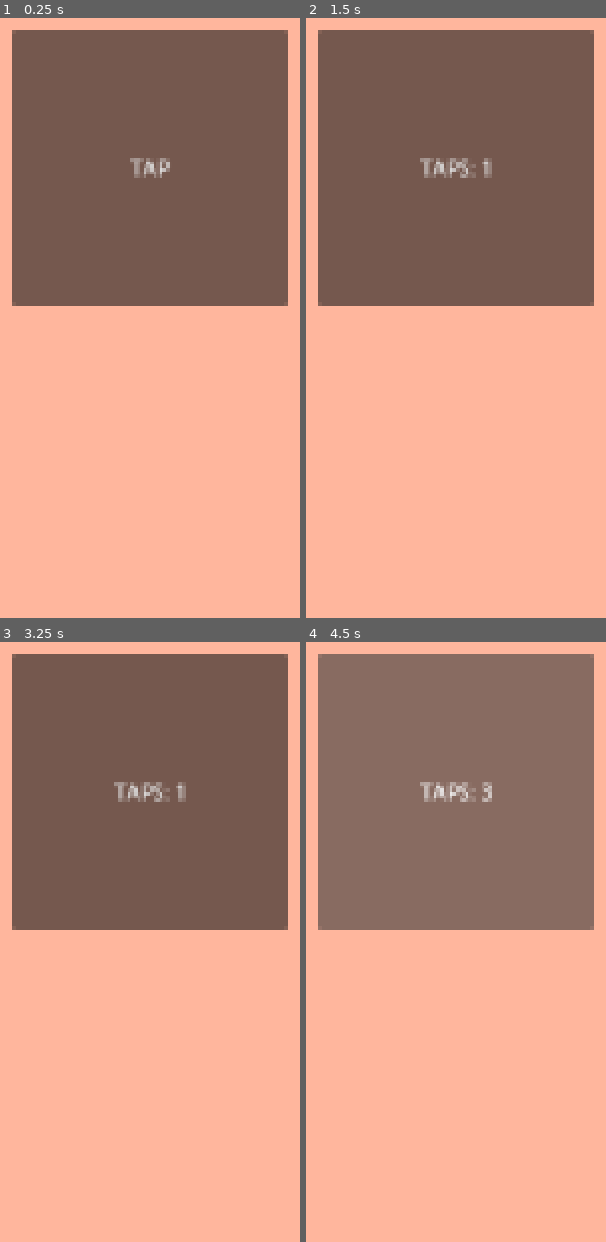
Above: before the commit, frames 1-4 (two rows, left to right).
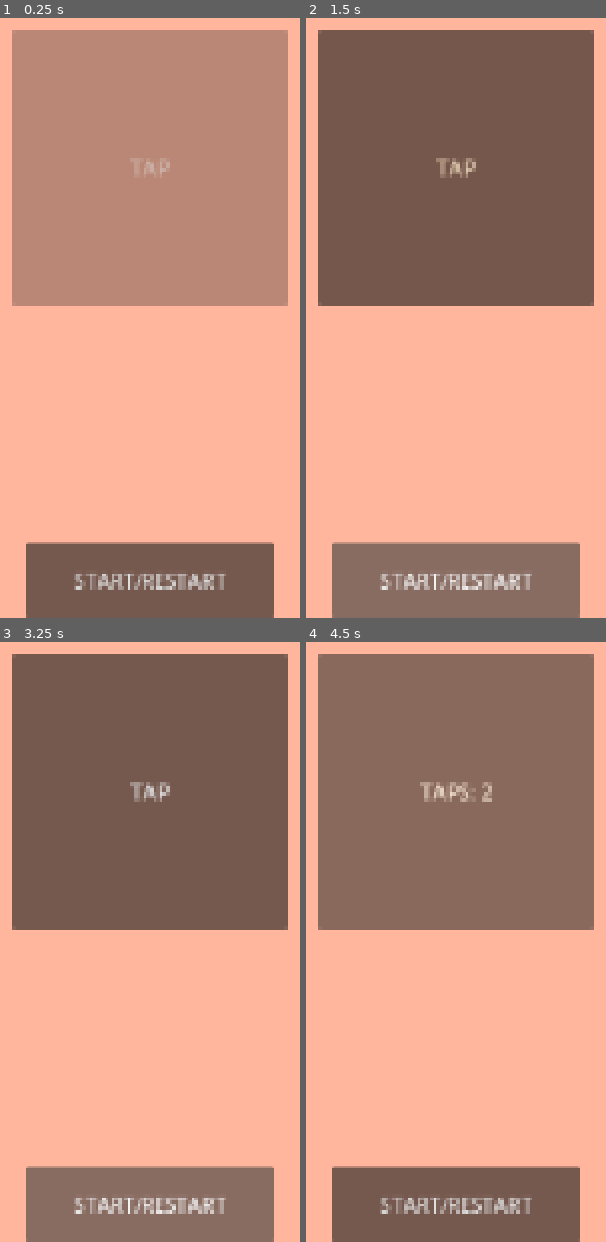
Above: after the commit, the same moments.

Repository: Iceepeng1/steady-beat-prototype
Game: Godot game, scene res://scenes/main/main.tscn
Same seed, same stepped clock (60 frames per second), same inputs: the game is played once before the commit and once after it.
Inputs (mouse positions are in pixels of both pictures, inside the frame that each line leads up to):
- Up to frame 1 (0.25 s): no input
- Up to frame 2 (1.5 s): click (456, 168) at 0.5 s, where only the run before the commit has a clickable "TAP"; click (456, 582) at 1.25 s, where only the run after the commit has a clickable "START/RESTART"
- Up to frame 3 (3.25 s): click (150, 1206) at 2 s, where only the run after the commit has a clickable "START/RESTART"; click (150, 1206) at 2.75 s, where only the run after the commit has a clickable "START/RESTART"
- Up to frame 4 (4.5 s): click "TAPS: 1" (after the commit: "TAP") at 3.5 s; click "TAPS: 2" (after the commit: "TAPS: 1") at 4.25 s

The runs differ from the first frame. In frame 1, 53% of the frame differs, in the area x 4-96%, y 2-100%; in frame 2, 11%; in frame 3, 11%; in frame 4, 11%.

Commit message:
Complete beat challenge loop
This snapshot includes:

Configurable BPM
Precise tap timestamps
Tap-interval measurement
Visual target pulses
Start/restart behavior
An eight-beat round
Waiting, active, and complete states

Diff:
--- a/steady-beat-prototype/scenes/main/main.tscn
+++ b/steady-beat-prototype/scenes/main/main.tscn
@@ -10,6 +10,7 @@
 grow_horizontal = 2
 grow_vertical = 2
 script = ExtResource("1_hyk8p")
+bpm = 120.0
 
 [node name="Background" type="ColorRect" parent="." unique_id=990593429]
 layout_mode = 1
@@ -37,4 +38,21 @@
 focus_mode = 0
 text = "TAP"
 
+[node name="StartButton" type="Button" parent="." unique_id=193280288]
+custom_minimum_size = Vector2(200, 60)
+layout_mode = 1
+anchors_preset = 7
+anchor_left = 0.5
+anchor_top = 1.0
+anchor_right = 0.5
+anchor_bottom = 1.0
+offset_left = -100.0
+offset_top = -60.0
+offset_right = 100.0
+grow_horizontal = 2
+grow_vertical = 0
+focus_mode = 0
+text = "START/RESTART"
+
 [connection signal="pressed" from="TapButton" to="." method="_on_tap_button_pressed"]
+[connection signal="pressed" from="StartButton" to="." method="_on_start_button_pressed"]
--- a/steady-beat-prototype/scripts/main.gd
+++ b/steady-beat-prototype/scripts/main.gd
@@ -1,24 +1,44 @@
 extends Control
 
 @export_range(40.0, 200.0, 1.0) var bpm: float = 80.0
+@export_range(1, 32, 1) var total_beats: int = 8
 
 var round_start_time: float = 0.0
 var target_interval: float = 0.0
 var tap_times: Array[float] = []
+var last_visulized_beat: int = -1
+var pulse_tween: Tween
+var round_active: bool = false
 
 #debugging
 var tap_count: int = 0
-
-
 
 # Called when the node enters the scene tree for the first time.
 func _ready() -> void:
 
 	target_interval = 60/bpm
+	$TapButton.disabled = true
 	round_start_time = Time.get_ticks_usec() / 1_000_000.0
 
 	print("Tempo: ", bpm, " BPM")
 	print("Target interval: ", target_interval, " seconds")
+
+# Called every frame. 'delta' is the elapsed time since the previous frame.
+func _process(_delta: float) -> void:
+	if not round_active:
+		return
+
+	var current_time: float = Time.get_ticks_usec() / 1_000_000.0
+	var elapsed_time: float = current_time - round_start_time
+	var beat_index: int = floori(elapsed_time / target_interval)
+
+	if beat_index >= total_beats:
+		_finish_round()
+		return
+
+	if beat_index > last_visulized_beat:
+		last_visulized_beat = beat_index
+		_show_target_beat()
 
 func _unhandled_input(event: InputEvent) -> void:
 	if event.is_action_pressed("tap_beat"):
@@ -26,11 +46,6 @@
 
 func _on_tap_button_pressed() -> void:
 	_record_tap()
-
-# Called every frame. 'delta' is the elapsed time since the previous frame.
-func _process(delta: float) -> void:
-	pass
-
 
 
 func _record_tap() -> void:
@@ -52,3 +67,36 @@
 
 	tap_count += 1
 	$TapButton.text = "TAPS: %d" % tap_count
+
+func _show_target_beat() -> void:
+	if pulse_tween:
+		pulse_tween.kill()
+
+	$TapButton.modulate = Color(1.0, 0.65, 0.2)
+
+	pulse_tween = create_tween()
+	pulse_tween.tween_property(
+			$TapButton,
+			"modulate",
+			Color.WHITE,
+			0.25
+	)
+
+func _on_start_button_pressed() -> void:
+	tap_times.clear()
+	round_start_time = Time.get_ticks_usec() / 1_000_000.0
+	last_visulized_beat = -1
+	round_active = true
+
+	$TapButton.disabled = false
+	$TapButton.text = "TAP"
+
+	print("New round started")
+
+func _finish_round() -> void:
+	round_active = false
+	$TapButton.disabled = true
+	$TapButton.text = "ROUND COMPLETE!"
+
+	print("Round complete")
+	print("Recorded tap times ", tap_times)
